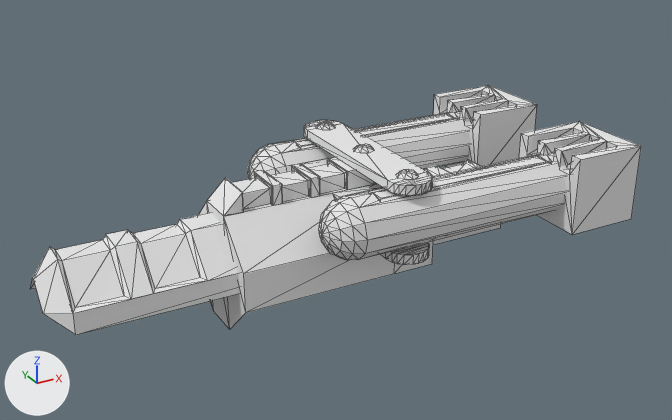
What one commit did to the OBJ model src/default/models/quake/v_dpnail/tris.obj.
Before and after are seen from a 50 mm lens placed at (-3.4, -37.6, 4.5), pointed at (17.3, 0.1, -14.3). Arrows for +X, +Y and +Z are at lower left; the lights stay in place. The older version comes first. Mesh edges are drawn as thin lines. Where no turn or scale is listed for an object, it has been applied to the vertices. Vertices at exactly the same position are counted once.

The older version as bpy lines, for what is in view:
```python
me_tris = bpy.data.meshes.new('tris')
me_tris.from_pydata(...)  # 639 vertices, 994 faces; spans x 2.3..31.3, y -6.3..6.2, z -18.8..-11.1
me_tris.materials.append(mat_quake_v_dpnail_skin)  # white #e7e7e7
ob_tris = bpy.data.objects.new('tris', me_tris)
ob_tris.location = (0.0, 0.0, 0.0)
```
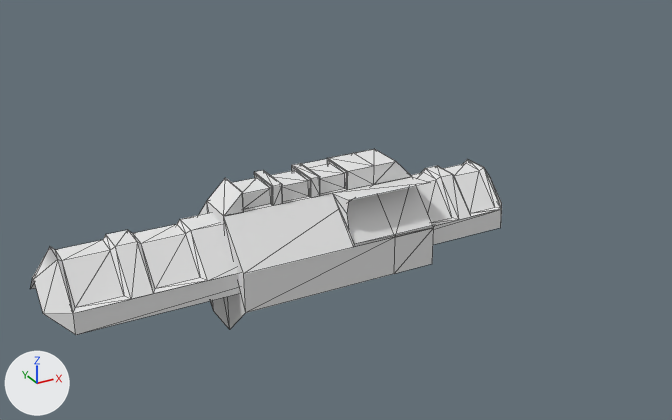
Changed parts and their boxes [x1, y1, x2, y2] in the pictures (672 x 420 px):
'tris', reshaped (23% narrower, 25% shorter): before [30, 85, 641, 335]; after [30, 149, 502, 335]
part 1 of me_tris, deleted: before [247, 85, 641, 265]

The change, as a list of edits to the scene's bpy script:
```text
Change me_tris:
    used by ob_tris; location = (0.0, 0.0, 0.0)
    remove me_tris.from_pydata(...)  # 639 vertices, 994 faces; spans x 2.3..31.3, y -6.3..6.2, z -18.8..-11.1
    add me_tris.from_pydata(...)  # 192 vertices, 276 faces; spans x 2.3..26.8, y -3.2..3.2, z -18.8..-11.8
    me_tris part 1: 13 loose pieces with 447 vertices, spanning x 14.3..31.3, y -6.3..6.2, z -15.3..-11.1, are deleted
```
